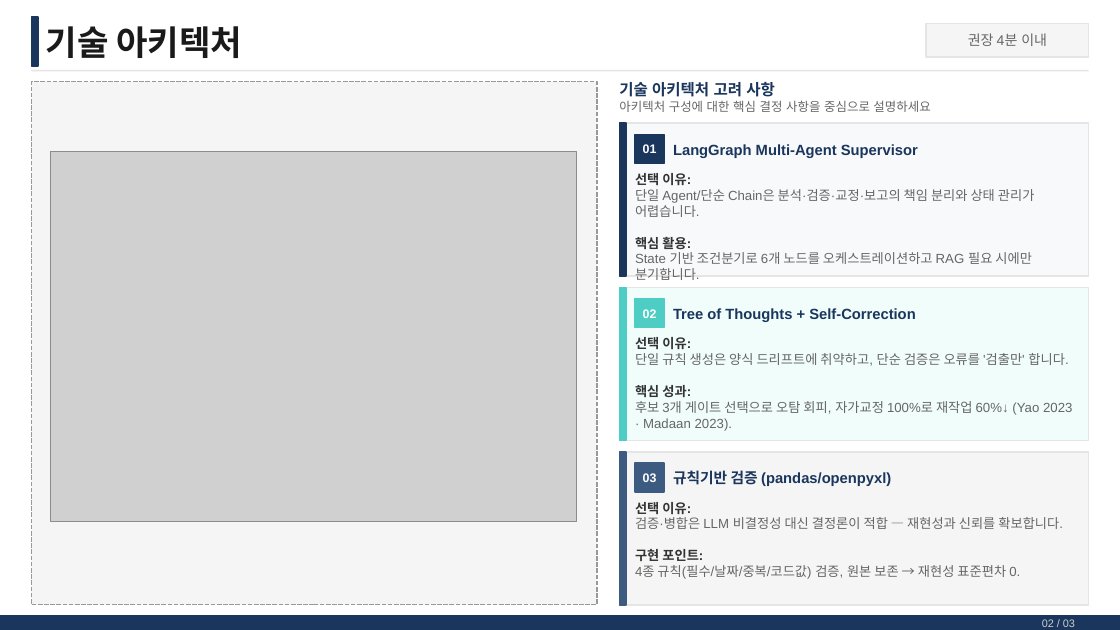
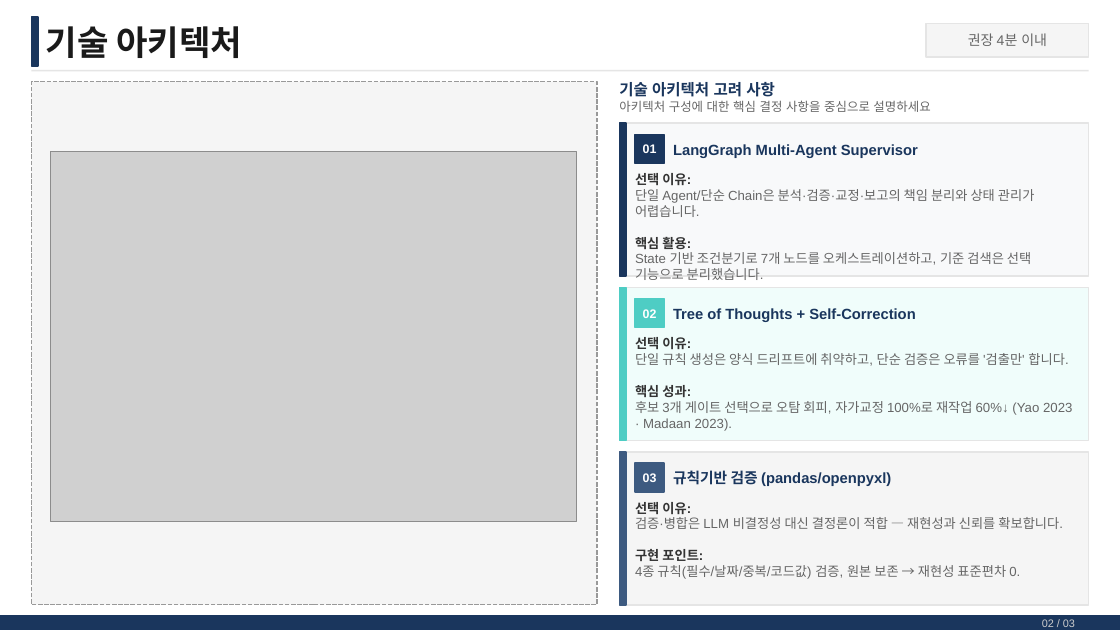
Before and after one commit to PinokioLee/smart-collect-assistant, a slide deck: slide 3 of presentation/AI_Master_최종발표_이형진_08079.pptx. Drawn at 1120x630 pixels with LibreOffice and Linux fonts; fonts in the diff are those of the drawing; grey boxes stand for pictures. Boxes give left, top, right and bottom in pixels: in the first picture for what was removed or moved away, otherwise in the second. Text is boxed around its words. In the diff, an @@ line names an element or a change of style, - is before the commit and + after.

```diff
--- a/presentation/AI_Master_최종발표_이형진_08079.pptx
+++ b/presentation/AI_Master_최종발표_이형진_08079.pptx
@@ text at (635, 252, 1031, 280): text changed @@
-State 기반 조건분기로 6개 노드를 오케스트레이션하고 RAG 필요 시에만 분기합니다.
+State 기반 조건분기로 7개 노드를 오케스트레이션하고, 기준 검색은 선택 기능으로 분리했습니다.
```
Also in this commit, not shown: 2 other slides changed, 33 other files.
